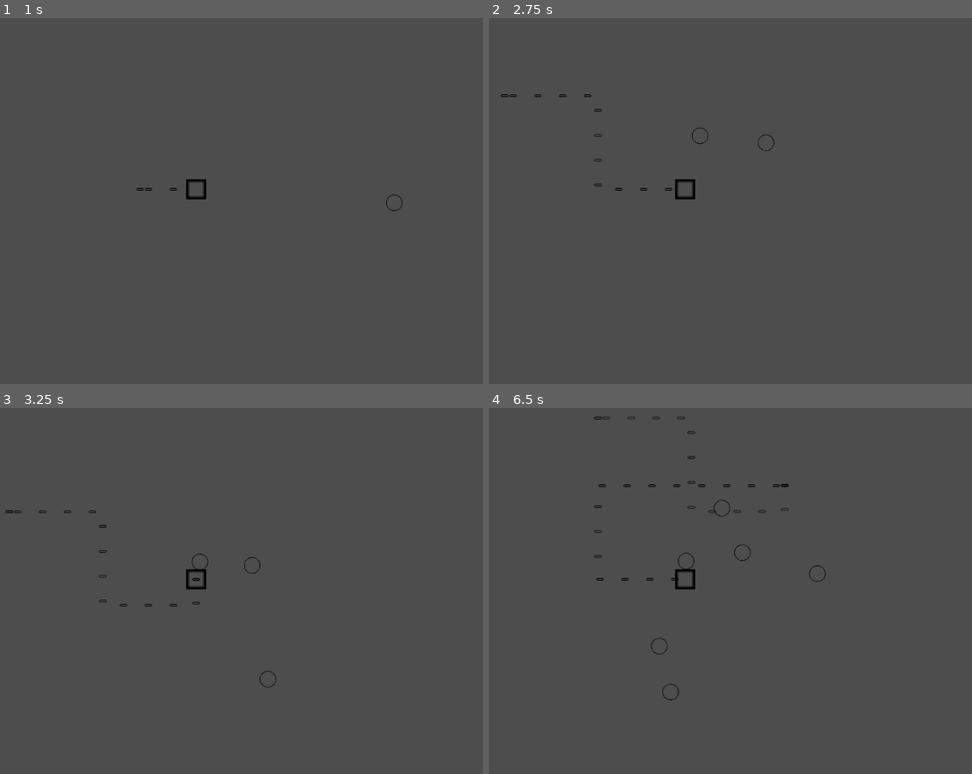
Above: before the commit, frames 1-4 (two rows, left to right).
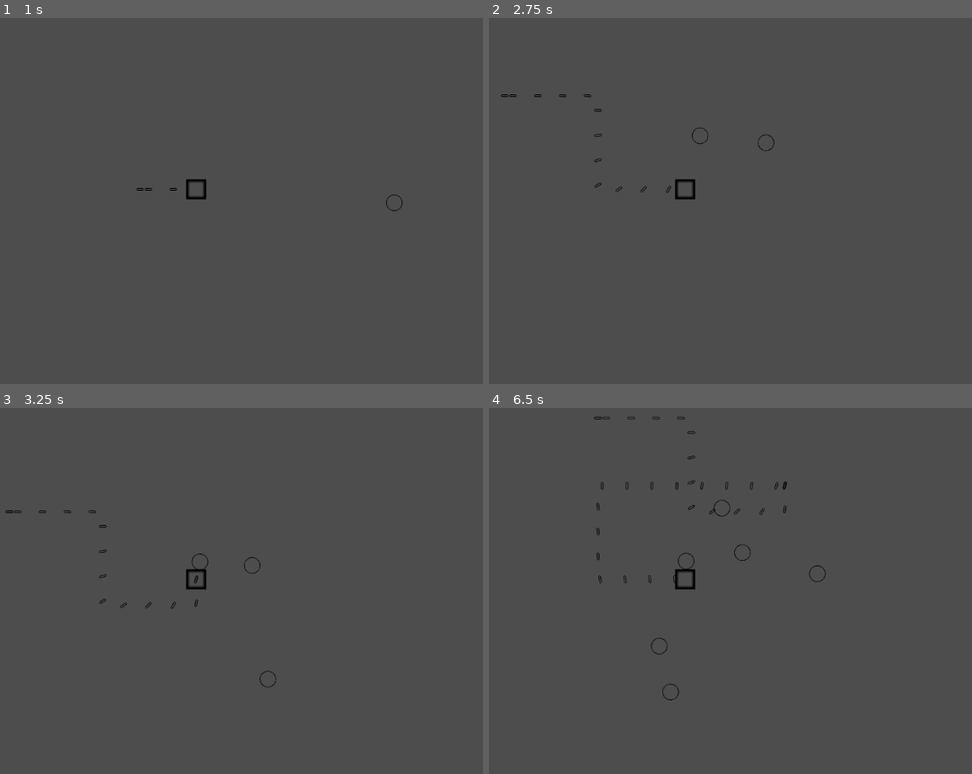
Above: after the commit, the same moments.

Repository: ROKAMETISM/Composition-Based-Practice-1
Game: Godot game, scene res://Scenes/level.tscn
The game is run twice, just before and just after one commit, with the same random seed, the same clock (stepped at 60 frames per second) and the same inputs.
Inputs:
- Up to frame 1 (1 s): tap Enter at 0.5 s; hold D (move_right) from 0.53 s (still down)
- Up to frame 2 (2.75 s): release D (move_right) at 1.28 s; hold S (move_down) 1.28-2.03 s; hold D (move_right) from 2.03 s (still down)
- Up to frame 3 (3.25 s): release D (move_right) at 2.78 s; hold W (move_up) from 2.78 s (still down)
- Up to frame 4 (6.5 s): tap Space at 3.5 s; release W (move_up) at 3.53 s; hold A (move_left) 3.53-5.03 s; hold S (move_down) 5.03-5.78 s; hold D (move_right) from 5.78 s (still down)

Frame 1 is identical in both runs. In frame 2, less than 0.1% of the frame differs, in the area x 21-38%, y 31-48%; in frame 3, less than 0.1%; in frame 4, 0.3%, in the area x 21-63%, y 13-48%.

Commit message:
Implement Searching Closest Enemy And Autoaim

Diff:
--- a/Scenes/enemy.tscn
+++ b/Scenes/enemy.tscn
@@ -6,7 +6,7 @@
 [sub_resource type="CircleShape2D" id="CircleShape2D_1f0kj"]
 radius = 13.0
 
-[node name="Enemy" type="CharacterBody2D"]
+[node name="Enemy" type="CharacterBody2D" groups=["Enemies"]]
 script = ExtResource("1_hghv2")
 
 [node name="Sprite2D" type="Sprite2D" parent="."]
--- a/Scripts/weapon_manager.gd
+++ b/Scripts/weapon_manager.gd
@@ -10,5 +10,23 @@
 		weapon.player = get_parent()
 
 func _process(delta: float) -> void:
+	var closest_enemy = get_closest_enemy()
 	for weapon in weapons:
-		weapon.update(delta)
+		weapon.update(delta, closest_enemy)
+
+func get_closest_enemy() -> CharacterBody2D:
+	var closest_enemy: CharacterBody2D = null
+	var closest_distance := INF
+	var player = get_parent()
+
+	# Find all CharacterBody2D nodes
+	for character in get_tree().get_nodes_in_group("Enemies"):
+		if character == player:
+			continue  # skip self
+
+		var dist = player.global_position.distance_to(character.global_position)
+		if dist < closest_distance:
+			closest_distance = dist
+			closest_enemy = character
+
+	return closest_enemy
--- a/Scripts/weapon_rifle.gd
+++ b/Scripts/weapon_rifle.gd
@@ -8,16 +8,19 @@
 var tree_current_scene
 var player
 
-func update(delta : float) -> void:
+func update(delta : float, closest_enemy) -> void:
 	fire_timer -= delta
 	if fire_timer < 0 :
 		fire_timer += fire_interval
-		fire_weapon()
+		fire_weapon(closest_enemy)
 
-func fire_weapon() -> void:
+func fire_weapon(closest_enemy) -> void:
 	print("weapon fire called")
 	var projectile = rifle_projectile.instantiate()
 	projectile.global_position = player.global_position
-	projectile.rotation = player.rotation
+	if closest_enemy:
+		projectile.rotation = (closest_enemy.global_position - player.global_position).angle()
+	else:
+		projectile.rotation = 0.0
 	tree_current_scene.add_child(projectile)
 	#Todo : Implement auto-aim at closest enemy
